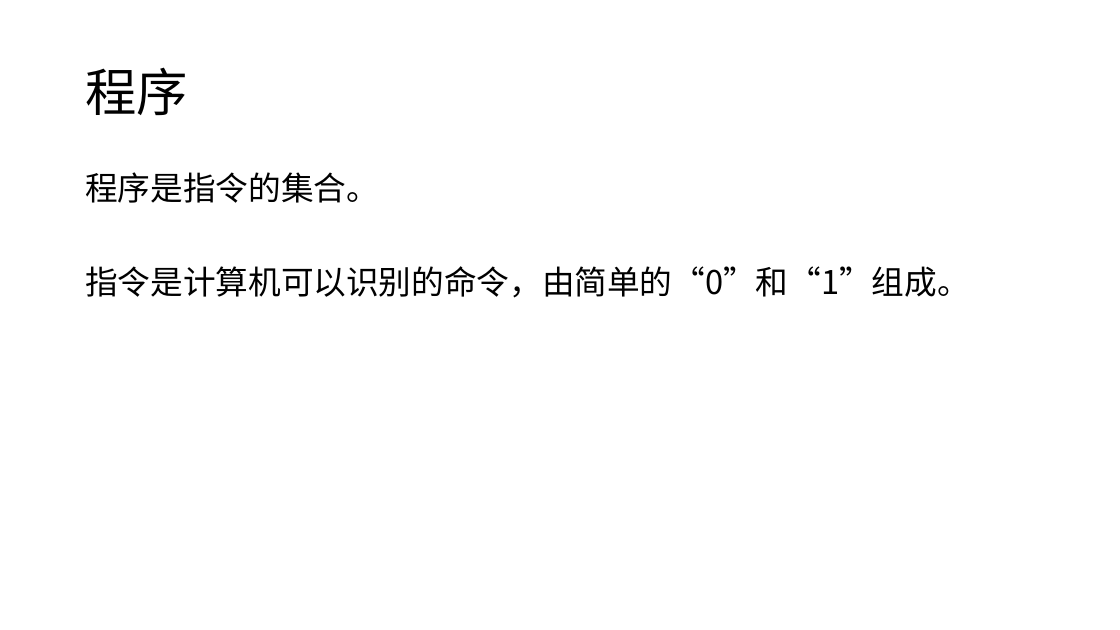
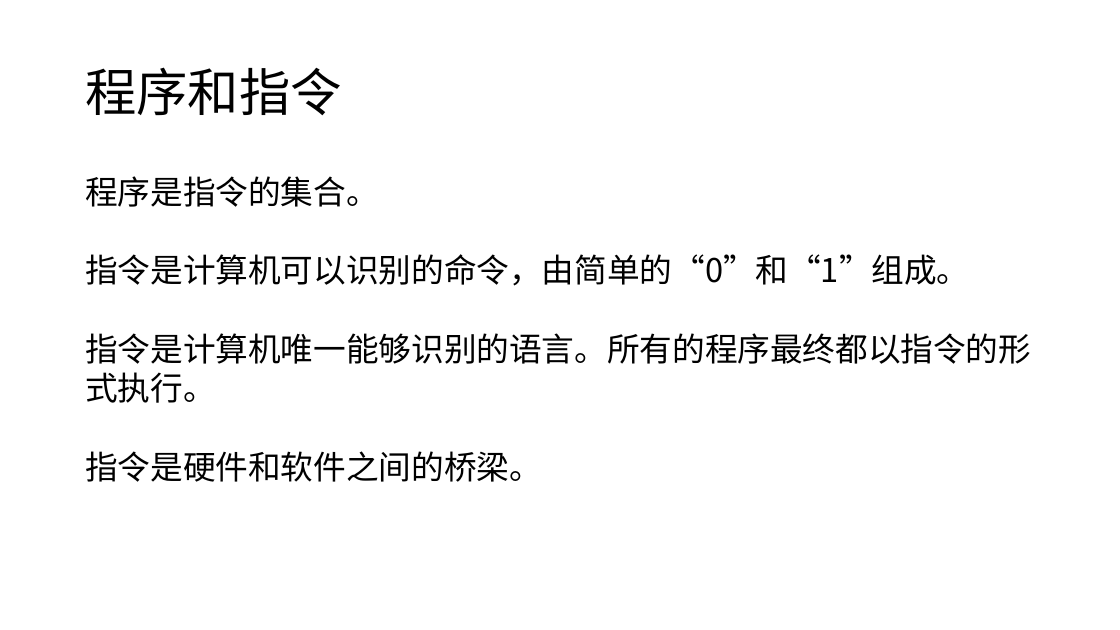
Before and after one commit to cloudspurs/klz, a slide deck: slide 5 of programming/pre_school.pptx (slide 4 before the commit). Drawn at 1120x630 pixels with LibreOffice and Linux fonts; fonts in the diff are those of the drawing. Boxes give left, top, right and bottom in pixels: in the first picture for what was removed or moved away, otherwise in the second. Text is boxed around its words. In the diff, an @@ line names an element or a change of style, - is before the commit and + after.

```diff
--- a/programming/pre_school.pptx
+++ b/programming/pre_school.pptx
@@ text at (85,67,342,115): text changed @@
-程序
+程序和指令
@@ text at (85,176,969,286): line spacing 0.9 to 1; less space between paragraphs @@
@@ text at (85,333,1031,482): paragraphs added @@
+指令是计算机唯一能够识别的语言。所有的程序最终都以指令的形式执行。
+指令是硬件和软件之间的桥梁。
```
Also in this commit, not shown: 12 other slides changed, 2 slides added.
